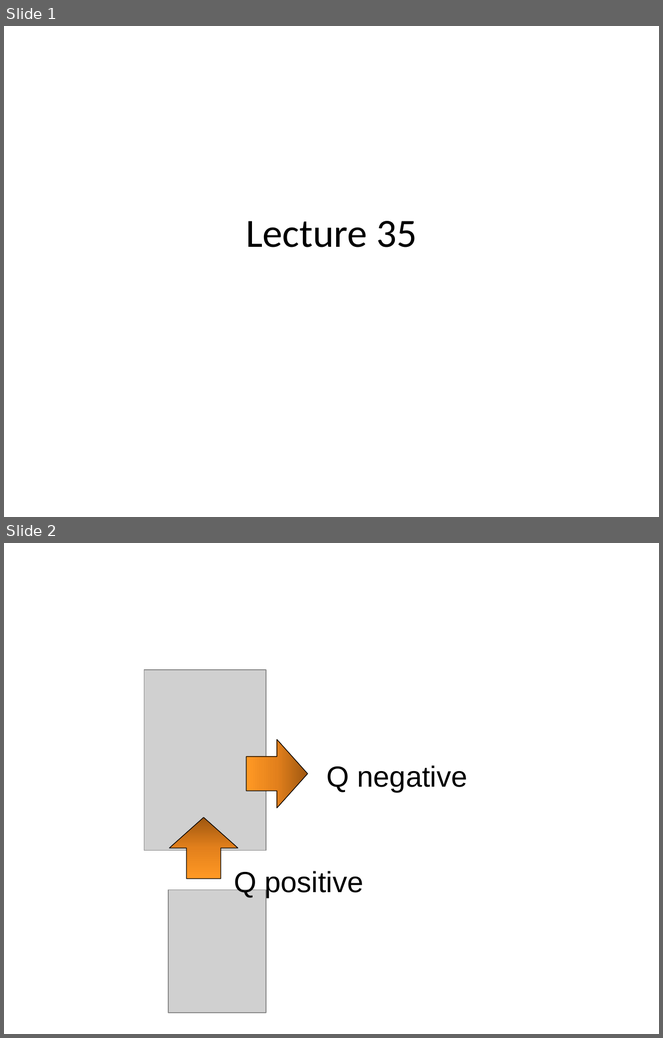
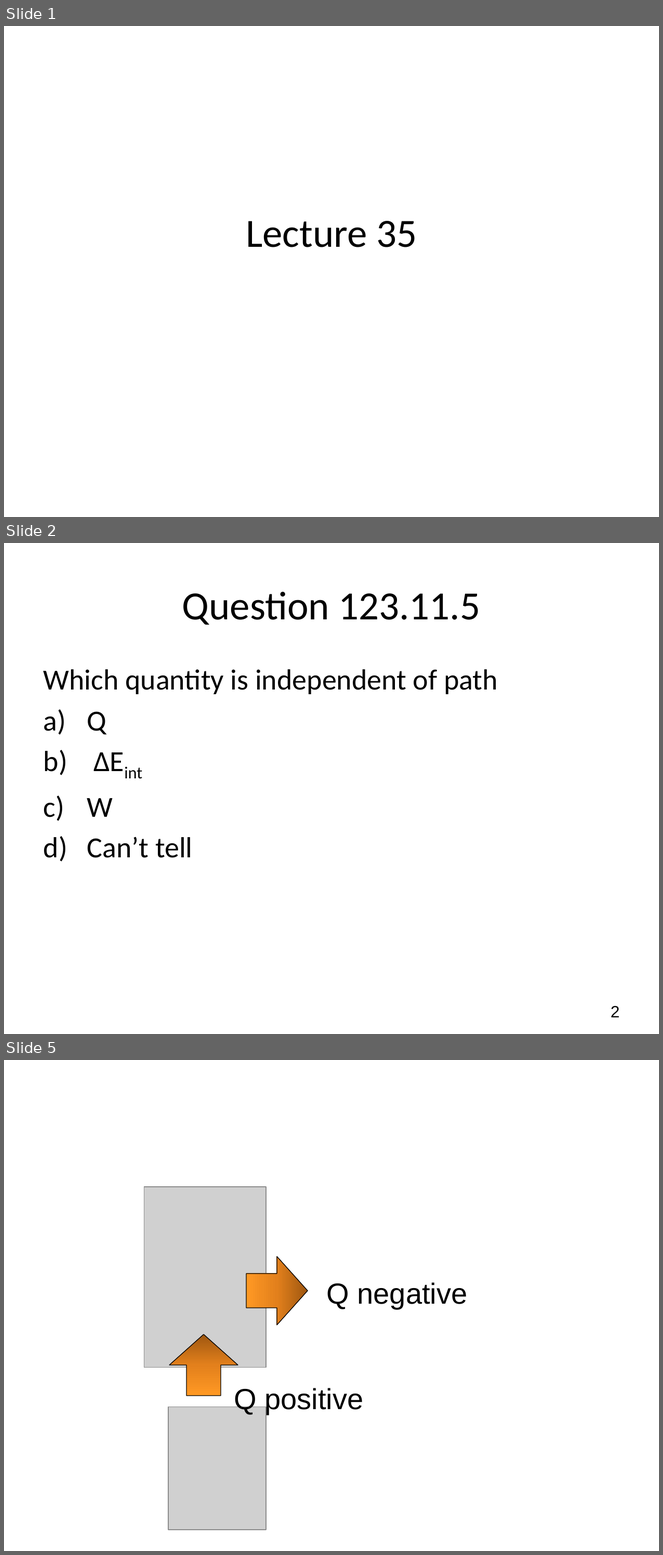
Before and after one commit to rtlines/Introductory-Physics-II, a slide deck: Lecture_Slides/PH 123 Lecture 35.pptx. Shown one above the other, each under a label of ours: slides 1 and 2 before the commit, slides 1, 2 and 5 after it; the slides between them are not shown. The pictures are 663x1038 and 663x1555 pixels, drawn with LibreOffice and Linux fonts; fonts in the diff are those of the drawing; grey boxes stand for pictures. Boxes give left, top, right and bottom in pixels: in the first picture for what was removed or moved away, otherwise in the second. Text is boxed around its words. In the diff, an @@ line names an element or a change of style, - is before the commit and + after.

```diff
--- a/Lecture_Slides/PH 123 Lecture 35.pptx
+++ b/Lecture_Slides/PH 123 Lecture 35.pptx
@@ slide 2 added at bbox=[4, 543, 659, 1034], background #FFFFFF @@
@@ title added at bbox=[182, 591, 481, 625], 44 pt, text #000000 @@
+Question 123.11.5
@@ text added at bbox=[44, 669, 498, 858], 32 pt, text #000000 @@
+Which quantity is independent of path
+a) Q
+b) ΔEint
+c) W
+d) Can’t tell
@@ page number added at bbox=[611, 1006, 620, 1018], 18 pt, text #000000 @@
+2
@@ what was slide 2 is now slide 5 @@
```
Also in this commit, not shown: 3 slides changed, 12 other slides added, 1 slide removed, 23 other files.
